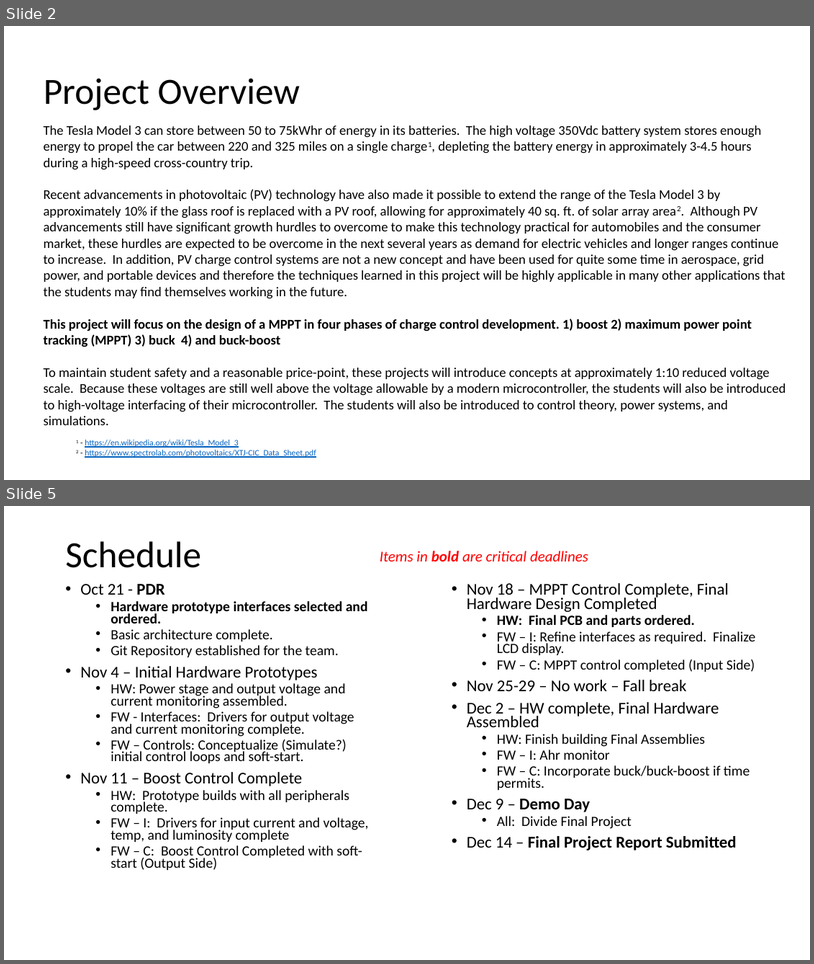
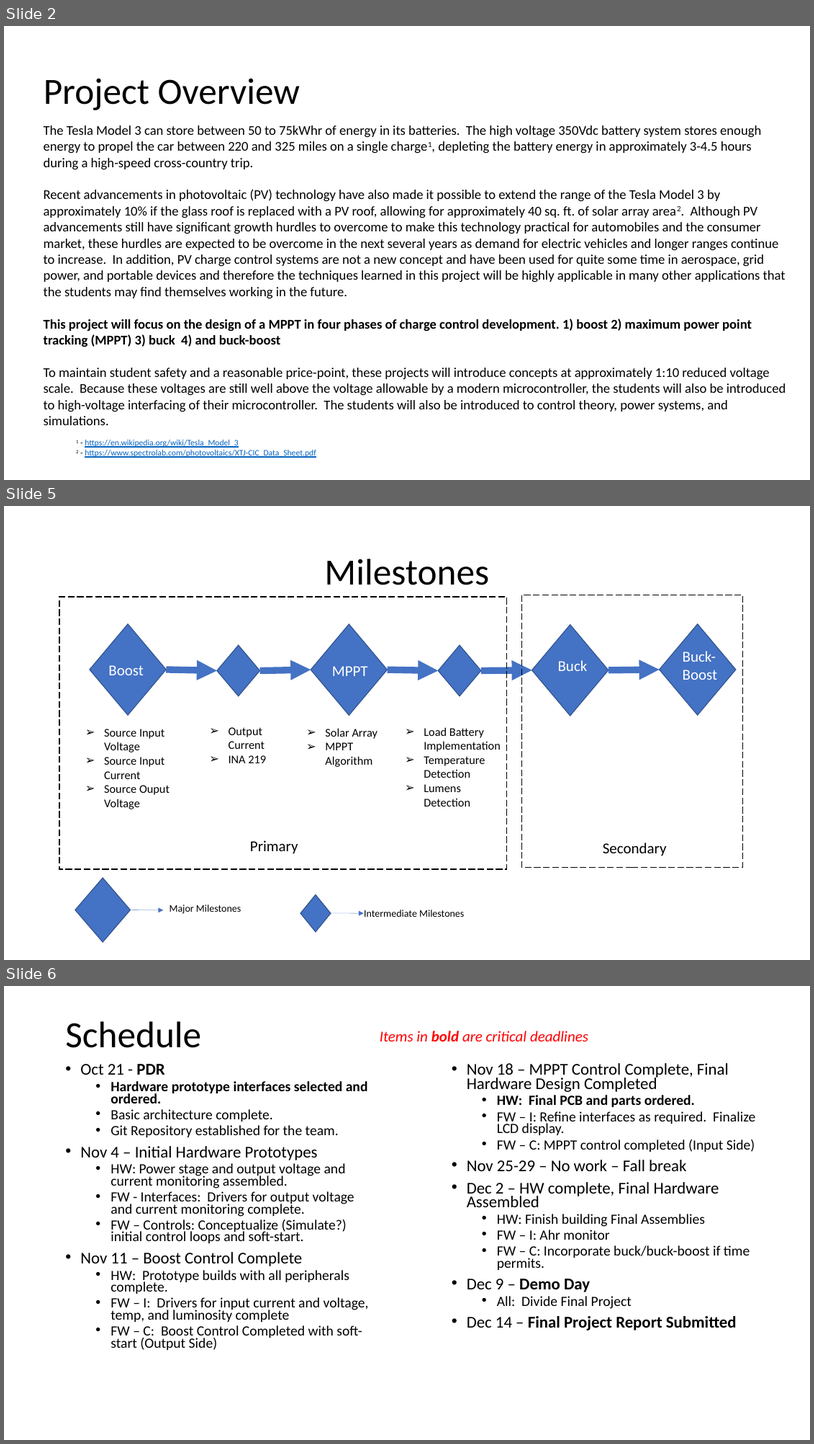
Before and after one commit to GitRaka/ESD_Semester_Project, a slide deck: MPPT_PDR.pptx. Shown one above the other, each under a label of ours: slides 2 and 5 before the commit, slides 2, 5 and 6 after it; the slides between them are not shown. The pictures are 814x964 and 814x1444 pixels, drawn with LibreOffice and Linux fonts; fonts in the diff are those of the drawing. Boxes give left, top, right and bottom in pixels: in the first picture for what was removed or moved away, otherwise in the second. Text is boxed around its words. In the diff, an @@ line names an element or a change of style, - is before the commit and + after.

```diff
--- a/MPPT_PDR.pptx
+++ b/MPPT_PDR.pptx
@@ slide 5 added at box(4, 506, 810, 960), background #FFFFFF @@
@@ title added at box(324, 559, 489, 585), 44 pt, text #000000 @@
+Milestones
@@ rectangle added at box(59, 597, 507, 869), outline #000000 1 pt dashed @@
@@ rectangle added at box(522, 595, 743, 867), outline #000000 1 pt dashed @@
@@ diamond added at box(90, 624, 167, 715), fill #4472C4, outline #325491 1 pt @@
@@ diamond added at box(311, 624, 388, 715), fill #4472C4, outline #325491 1 pt @@
@@ diamond added at box(532, 625, 609, 716), fill #4472C4, outline #325491 1 pt @@
@@ diamond added at box(660, 624, 736, 715), fill #4472C4, outline #325491 1 pt @@
@@ diamond added at box(217, 645, 260, 696), fill #4472C4, outline #325491 1 pt @@
@@ diamond added at box(438, 645, 481, 696), fill #4472C4, outline #325491 1 pt @@
@@ text added at box(683, 651, 718, 680), 18 pt, text #FFFFFF @@
+Buck-Boost
@@ text added at box(108, 665, 144, 675), 18 pt, text #FFFFFF @@
+Boost
@@ arrow added from (166, 669) to (217, 671), #4472C4 8 pt @@
@@ arrow added from (260, 671) to (311, 669), #4472C4 8 pt @@
@@ text added at box(332, 666, 368, 676), 18 pt, text #FFFFFF @@
+MPPT
@@ arrow added from (388, 669) to (438, 671), #4472C4 8 pt @@
@@ arrow added from (481, 671) to (532, 670), #4472C4 8 pt @@
@@ text added at box(558, 660, 588, 671), 18 pt, text #FFFFFF @@
+Buck
@@ arrow added from (609, 670) to (660, 669), #4472C4 8 pt @@
@@ text added at box(104, 728, 170, 809), 14 pt, text #000000 @@
+➢ Source Input Voltage
+➢ Source Input Current
+➢ Source Ouput Voltage
@@ text added at box(229, 727, 266, 763), 14 pt, text #000000 @@
+➢ Output Current
+➢ INA 219
@@ text added at box(325, 728, 378, 767), 14 pt, text #000000 @@
+➢ Solar Array
+➢ MPPT Algorithm
@@ text added at box(424, 727, 501, 806), 14 pt, text #000000 @@
+➢ Load Battery Implementation
+➢ Temperature Detection
+➢ Lumens Detection
@@ text added at box(250, 840, 298, 854), 18 pt, text #000000 @@
+Primary
@@ text added at box(603, 842, 667, 856), 18 pt, text #000000 @@
+Secondary
@@ diamond added at box(75, 878, 131, 942), fill #4472C4, outline #325491 1 pt @@
@@ diamond added at box(301, 894, 331, 932), fill #4472C4, outline #325491 1 pt @@
@@ arrow added from (131, 909) to (164, 910), #4472C4 0.25 pt @@
@@ text added at box(170, 904, 241, 914), 12 pt, text #000000 @@
+Major Milestones
@@ arrow added from (331, 913) to (364, 913), #4472C4 0.25 pt @@
@@ text added at box(364, 909, 464, 916), 12 pt, text #000000 @@
+Intermediate Milestones
@@ what was slide 5 is now slide 6 @@
```
Also in this commit, not shown: 2 slides changed.
